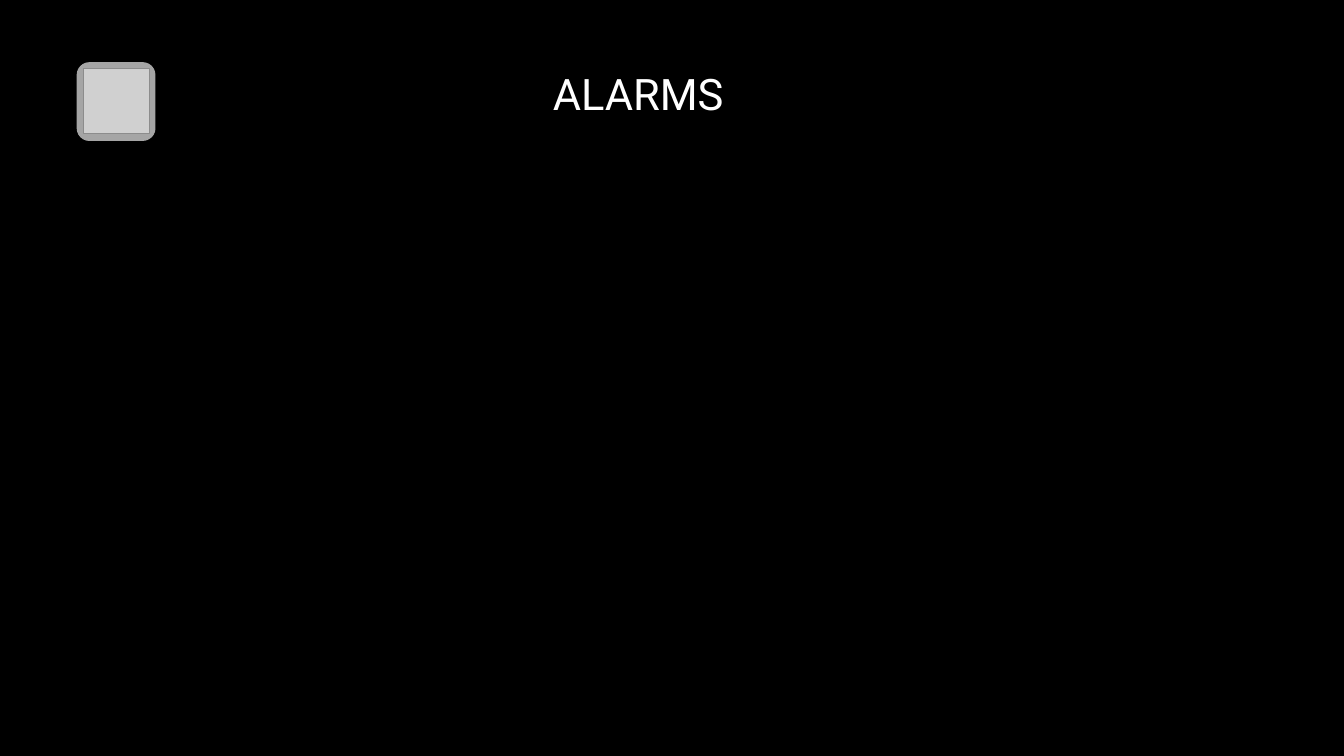
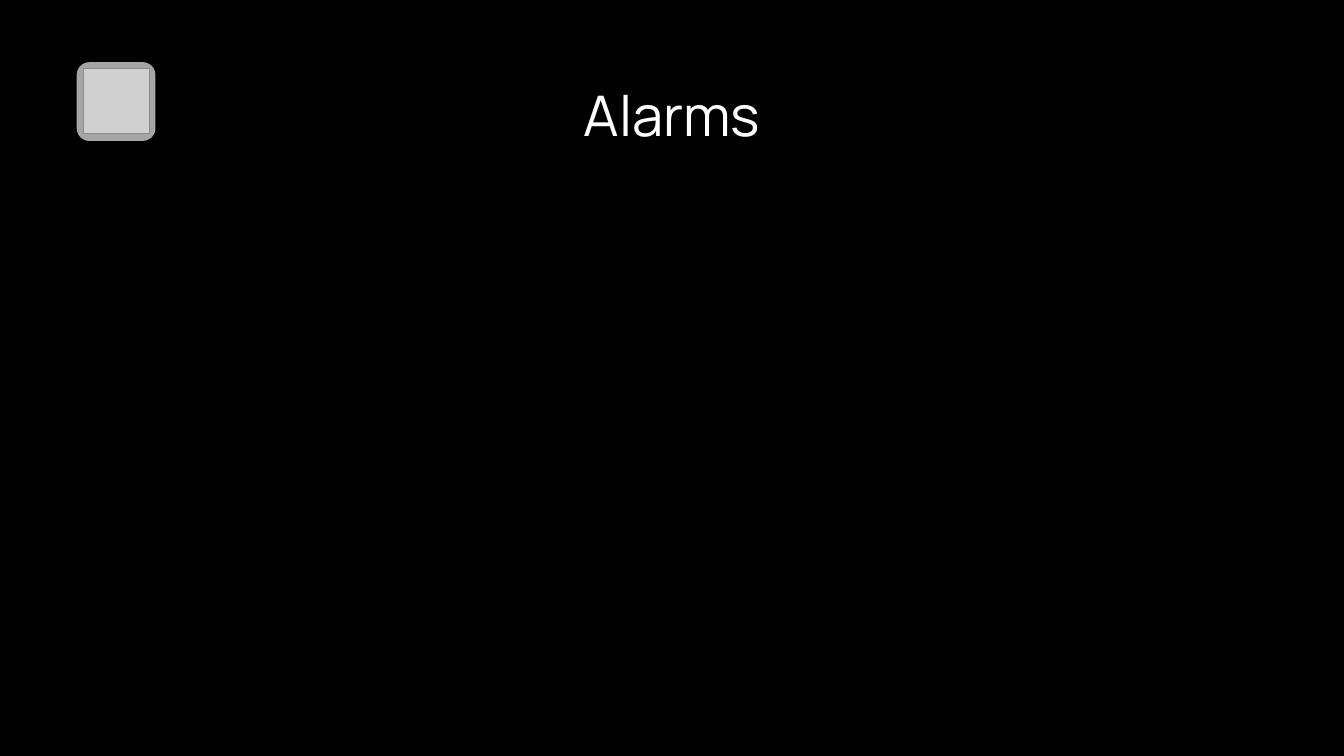
Before and after one commit to Corvina-project/CorvinaProject, a slide deck: slide 11 of presentazione.pptx. Drawn at 1344x756 pixels with LibreOffice and Linux fonts; fonts in the diff are those of the drawing; grey boxes stand for pictures; background and template pictures are left out. Boxes give left, top, right and bottom in pixels: in the first picture for what was removed or moved away, otherwise in the second. Text is boxed around its words. In the diff, an @@ line names an element or a change of style, - is before the commit and + after.

```diff
--- a/presentazione.pptx
+++ b/presentazione.pptx
@@ text at <box>584,95,761,137</box>: text changed; size 31 to 40 pt; font Roboto to Manrope @@
-ALARMS
+Alarms
```
Also in this commit, not shown: 3 other slides changed, 1 slide added.
